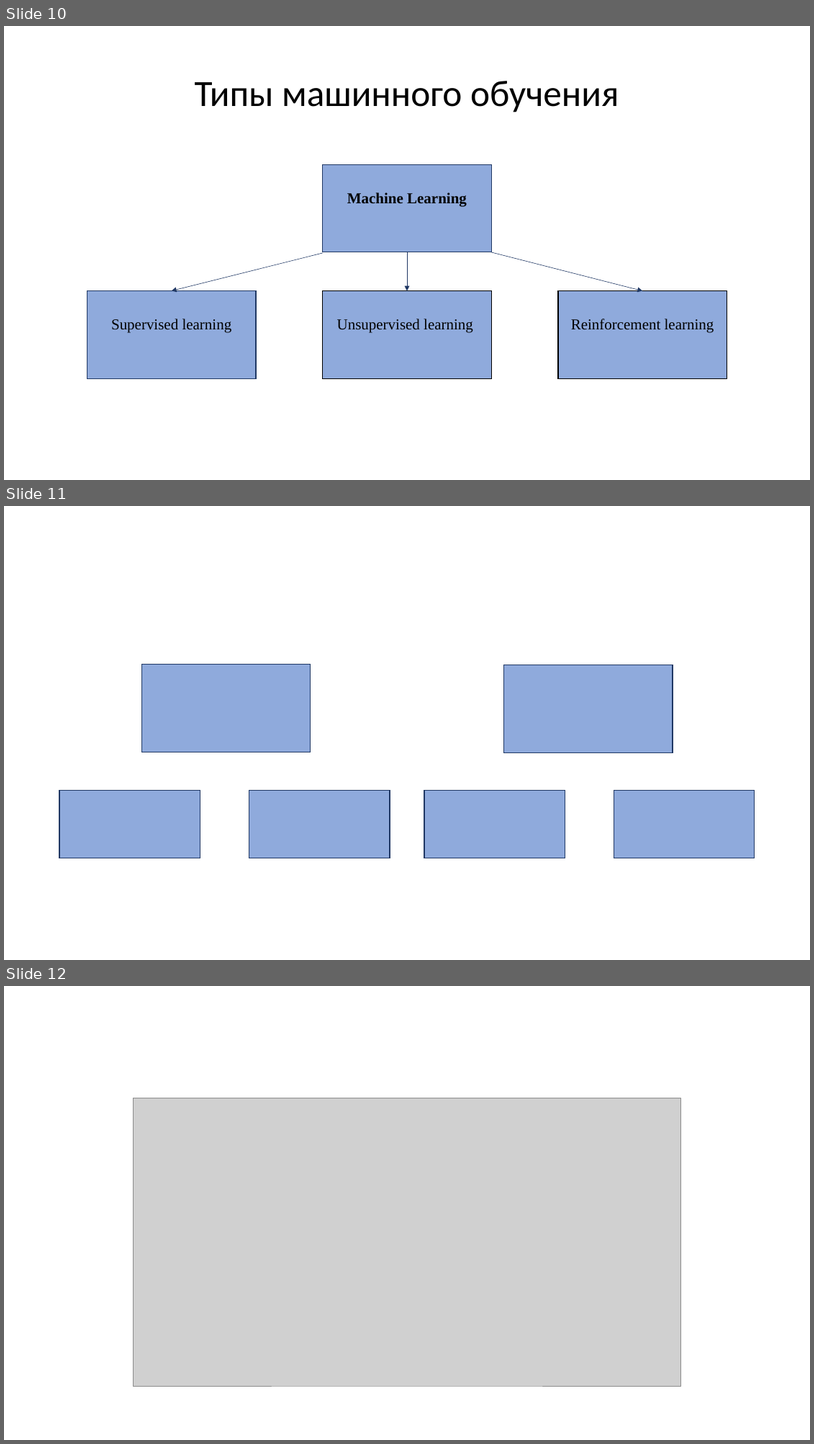
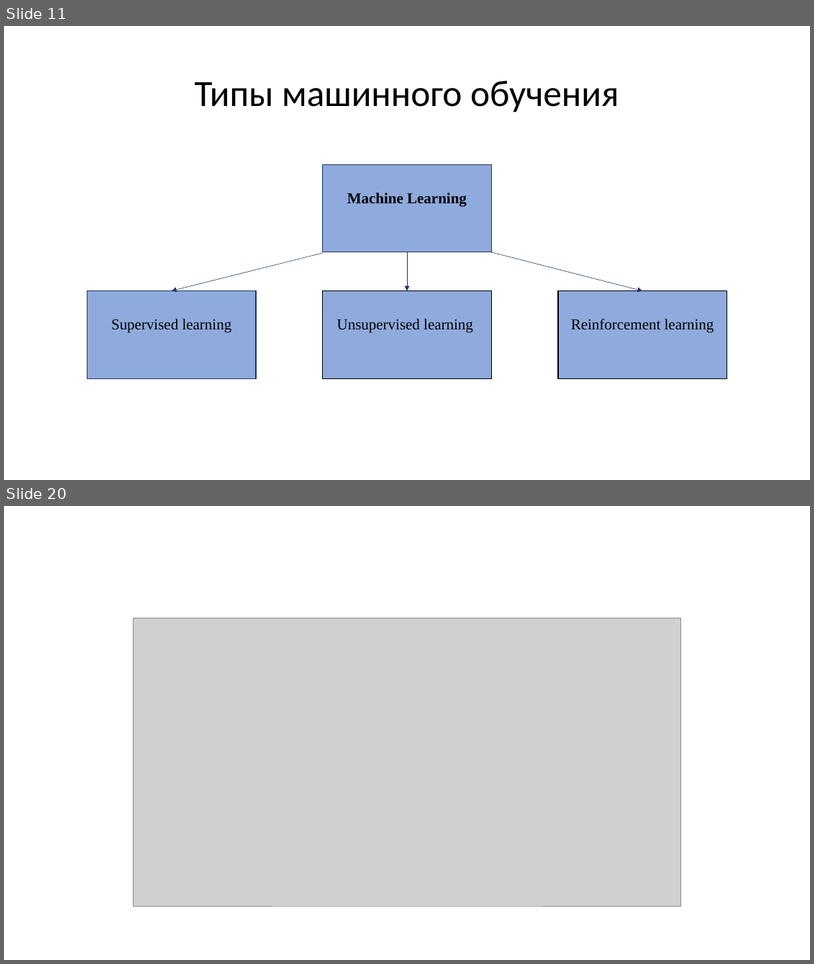
Before and after one commit to nikitapolozok/math_and_computer_science_materials, a slide deck: summary.pptx. Shown one above the other, each under a label of ours: slides 10, 11 and 12 before the commit, slides 11 and 20 after it; the slides between them are not shown. The pictures are 814x1444 and 814x964 pixels, drawn with LibreOffice and Linux fonts; fonts in the diff are those of the drawing; grey boxes stand for pictures. Boxes give left, top, right and bottom in pixels: in the first picture for what was removed or moved away, otherwise in the second. Text is boxed around its words. In the diff, an @@ line names an element or a change of style, - is before the commit and + after.

```diff
--- a/summary.pptx
+++ b/summary.pptx
@@ slide 11 removed at [4, 506, 810, 960], background #FFFFFF @@
@@ rectangle removed at [142, 664, 311, 752] @@
@@ rectangle removed at [504, 664, 673, 752] @@
@@ rectangle removed at [59, 790, 201, 857] @@
@@ rectangle removed at [250, 790, 391, 857] @@
@@ rectangle removed at [424, 790, 566, 857] @@
@@ rectangle removed at [615, 790, 756, 857] @@
@@ what was slide 10 is now slide 11 @@
@@ what was slide 12 is now slide 20 @@
```
Also in this commit, not shown: 2 slides changed, 10 slides added, 4 other slides removed.
